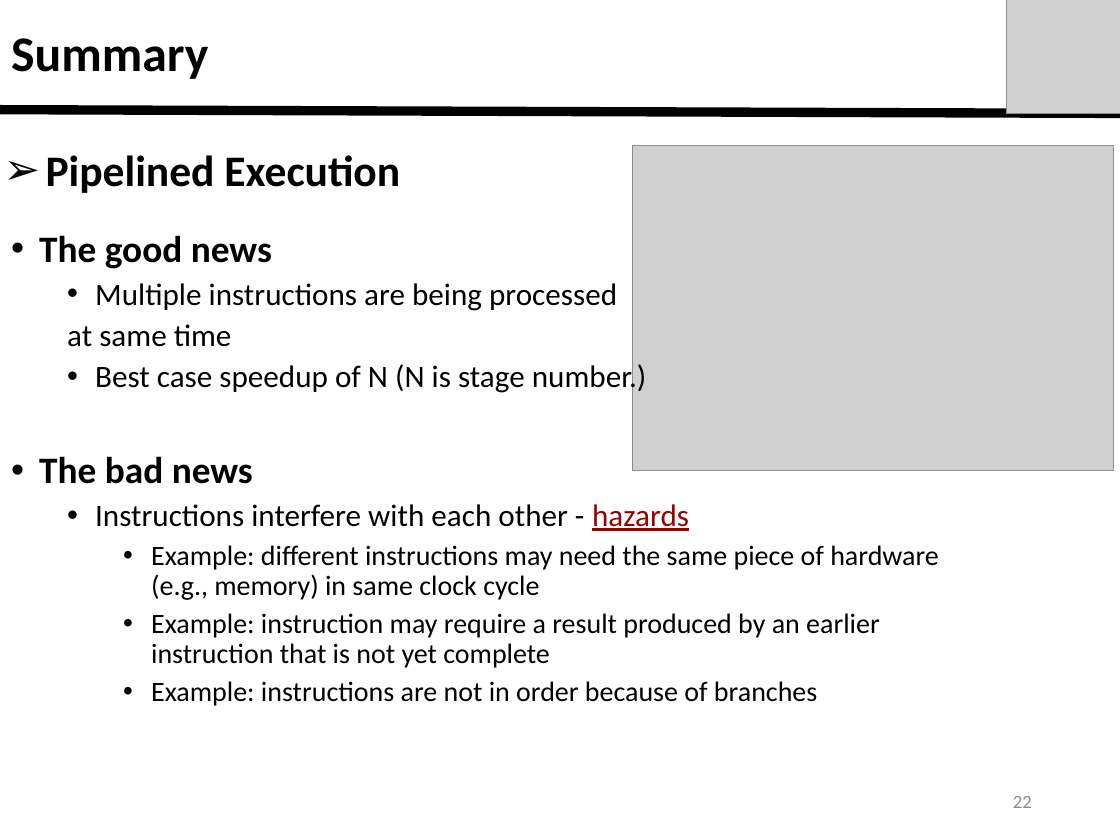
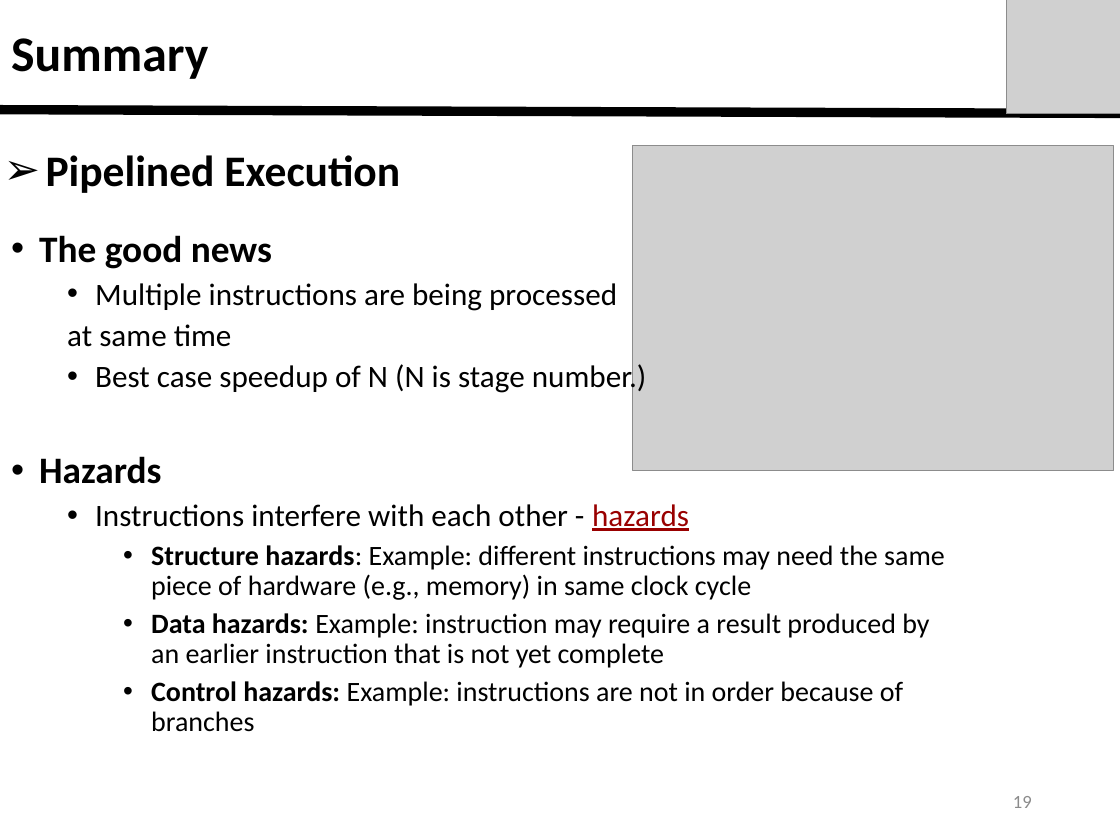
Before and after one commit to zouan616/Job-Hunting, a slide deck: slide 19 of lecture.pptx (slide 22 before the commit). Drawn at 1120x840 pixels with LibreOffice and Linux fonts; fonts in the diff are those of the drawing; grey boxes stand for pictures. Boxes give left, top, right and bottom in pixels: in the first picture for what was removed or moved away, otherwise in the second. Text is boxed around its words. In the diff, an @@ line names an element or a change of style, - is before the commit and + after.

```diff
--- a/lecture.pptx
+++ b/lecture.pptx
@@ text at (39, 456, 161, 484): text changed @@
-• The bad news
+• Hazards
@@ text at (151, 545, 945, 732): text changed @@
-    • Example: different instructions may need the same piece of hardware (e.g., memory) in same clock cycle
-    • Example: instruction may require a result produced by an earlier instruction that is not yet complete
-    • Example: instructions are not in order because of branches
+    • Structure hazards: Example: different instructions may need the same piece of hardware (e.g., memory) in same clock cycle
+    • Data hazards: Example: instruction may require a result produced by an earlier instruction that is not yet complete
+    • Control hazards: Example: instructions are not in order because of branches
@@ page number at (1013, 796, 1032, 808): text changed @@
-22
+19
```
Also in this commit, not shown: 4 other slides changed, 1 slide added.
